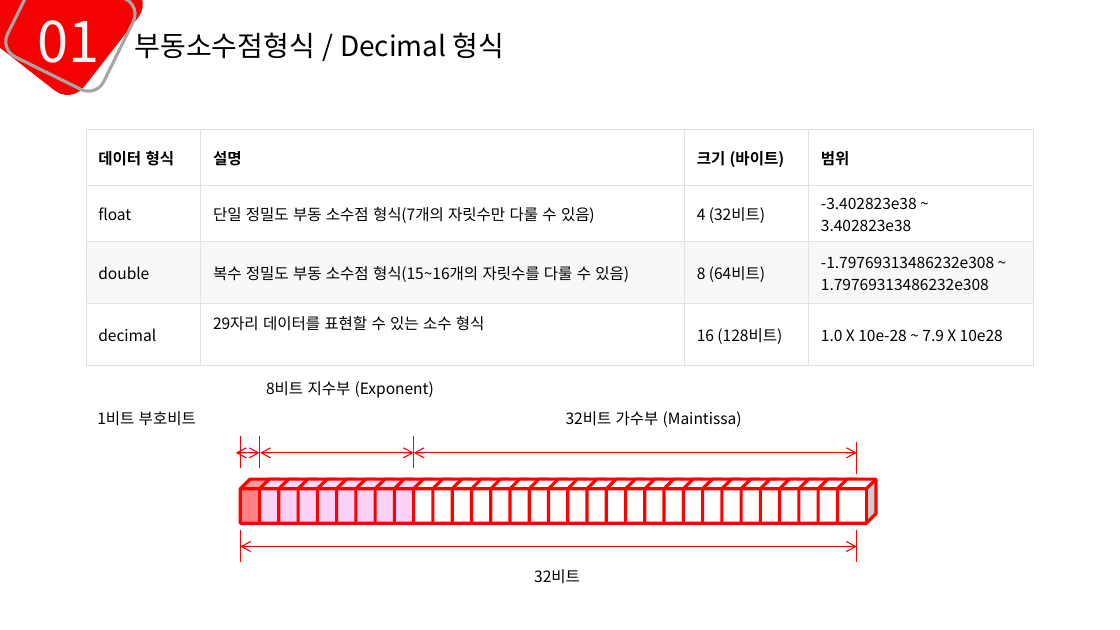
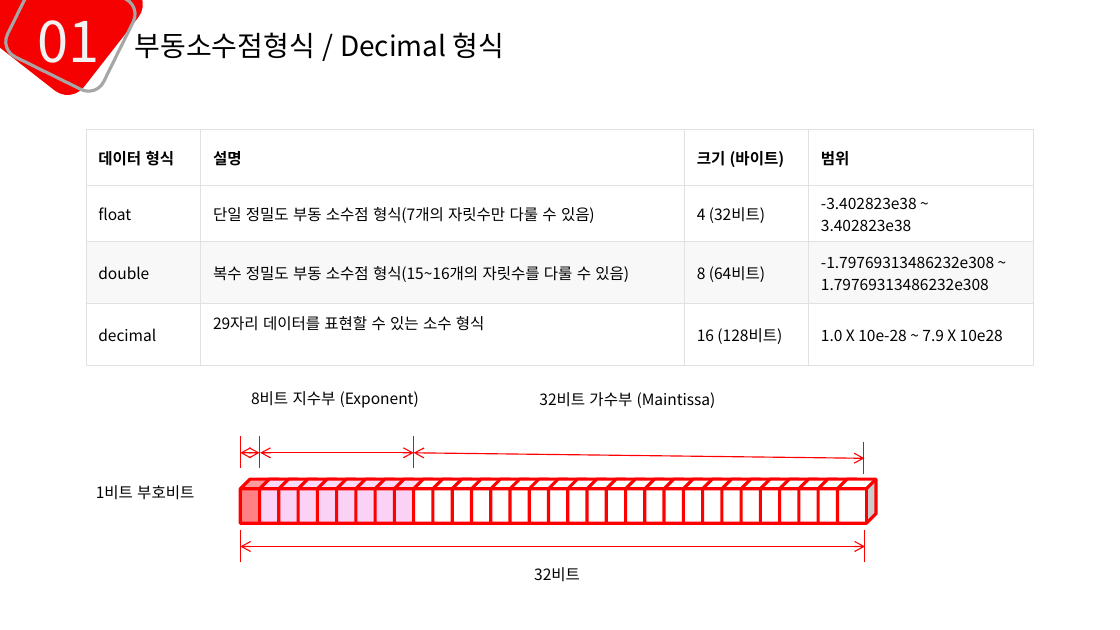
Before and after one commit to mins1119/C-, a slide deck: slide 6 of 1주차.pptx. Drawn at 1120x630 pixels with LibreOffice and Linux fonts; fonts in the diff are those of the drawing. Boxes give left, top, right and bottom in pixels: in the first picture for what was removed or moved away, otherwise in the second. Text is boxed around its words. In the diff, an @@ line names an element or a change of style, - is before the commit and + after.

```diff
--- a/1주차.pptx
+++ b/1주차.pptx
@@ text "8비트 지수부 (Exponent)": place and size @@
-text "8비트 지수부 (Exponent)" at bbox=[266, 381, 434, 398]
+text "8비트 지수부 (Exponent)" at bbox=[251, 391, 419, 408]
@@ text "32비트 가수부 (Maintissa)": place and size @@
-text "32비트 가수부 (Maintissa)" at bbox=[566, 411, 742, 427]
+text "32비트 가수부 (Maintissa)" at bbox=[539, 392, 716, 408]
@@ line moved from (857, 441) - (857, 474) to (864, 441) - (864, 474) @@
@@ text "1비트 부호비트": place and size @@
-text "1비트 부호비트" at bbox=[97, 411, 196, 426]
+text "1비트 부호비트" at bbox=[96, 485, 194, 500]
@@ double arrow moved from (236, 452) - (260, 452) to (241, 452) - (260, 452) @@
@@ double arrow moved from (413, 452) - (857, 452) to (413, 452) - (865, 458) @@
@@ line moved from (857, 530) - (857, 562) to (865, 530) - (865, 562) @@
@@ double arrow moved from (241, 547) - (857, 547) to (241, 547) - (865, 547) @@
```
Also in this commit, not shown: 3 other slides changed.
